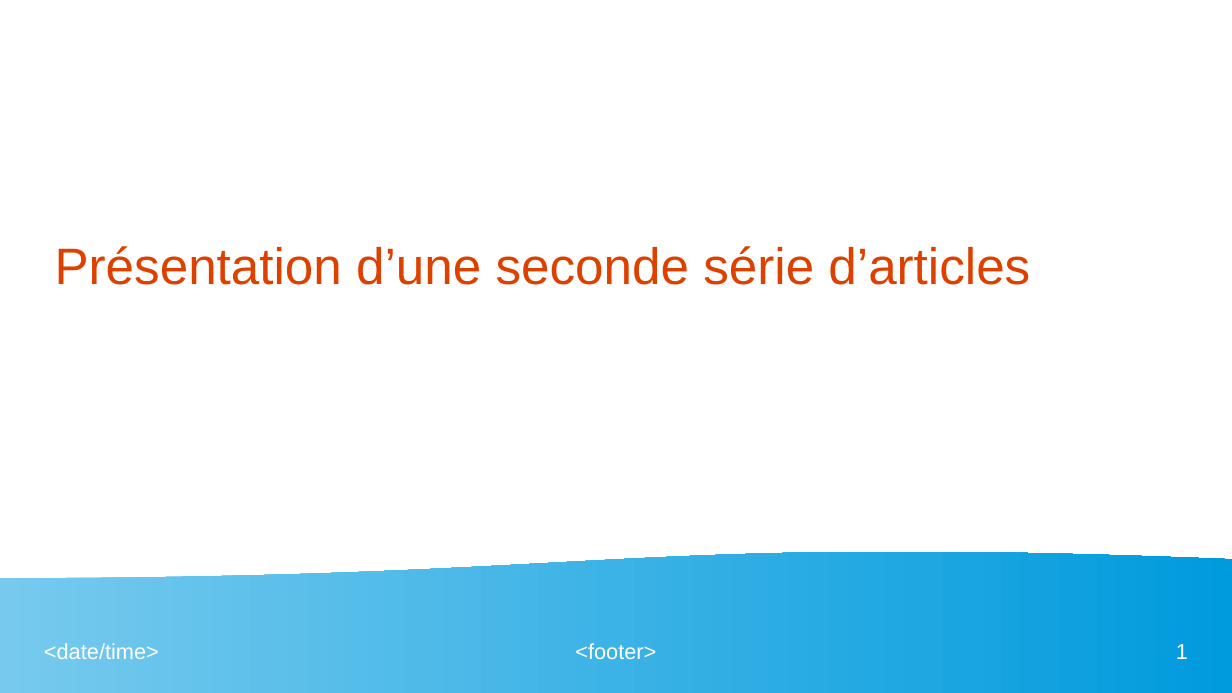
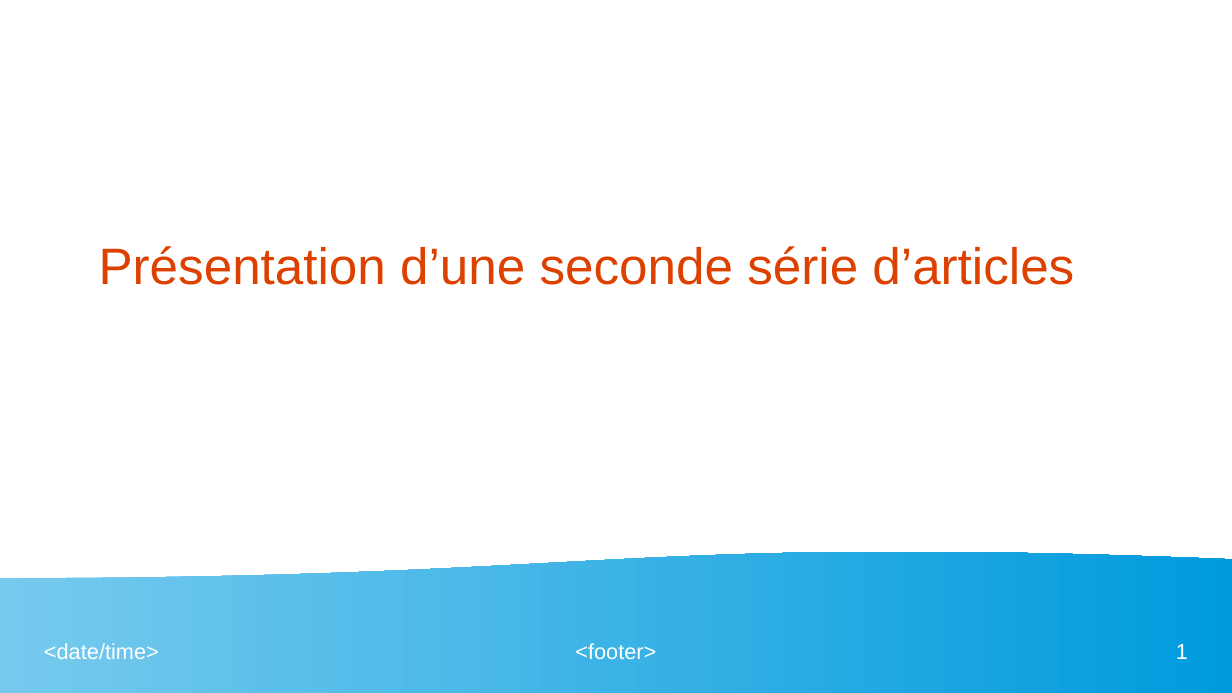
Before and after one commit to fannybachey/stage_2024, a slide deck: slide 1 of presentation/presentation_2.odp. Drawn at 1232x693 pixels with LibreOffice and Linux fonts; fonts in the diff are those of the drawing. Boxes give left, top, right and bottom in pixels: in the first picture for what was removed or moved away, otherwise in the second. Text is boxed around its words. In the diff, an @@ line names an element or a change of style, - is before the commit and + after.

```diff
--- a/presentation/presentation_2.odp
+++ b/presentation/presentation_2.odp
@@ title "Présentation d’une seconde série d’articles" moved from (x1=55, y1=246, x2=1030, y2=285) to (x1=99, y1=246, x2=1074, y2=285) @@
```
Also in this commit, not shown: 2 other slides changed, 3 slides added, 2 other files.
